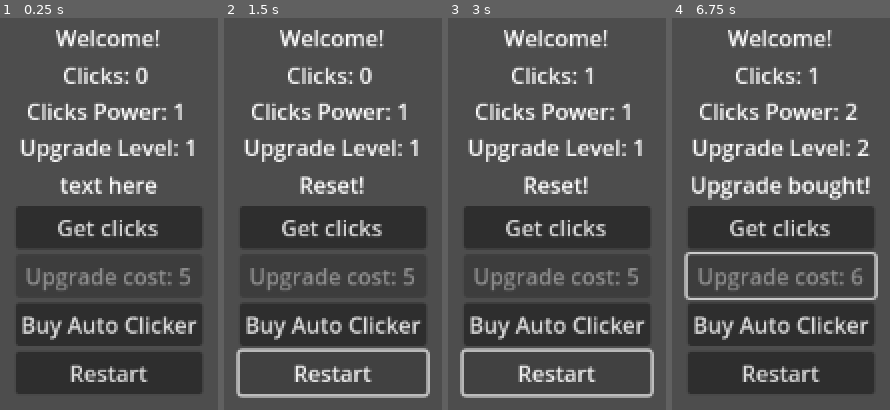
Above: before the commit, frames 1-4 (left to right).
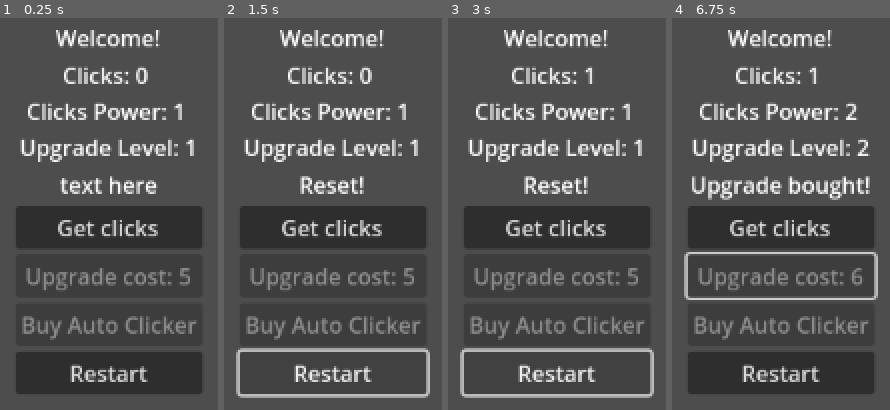
Above: after the commit, the same moments.

Repository: fehudma/godot_projects
Game: Godot game, scene res://Scenes/main.tscn
Two runs of this game, one before a commit and one after it. Both use one fixed random seed, a clock stepped at 60 frames per second and the inputs below.
Inputs (mouse positions are in pixels of both pictures, inside the frame that each line leads up to):
- Up to frame 1 (0.25 s): no input
- Up to frame 2 (1.5 s): click "Get clicks" at 0.5 s; click "Restart" at 1.25 s
- Up to frame 3 (3 s): click "Restart" at 2 s; click "Restart" at 2.75 s
- Up to frame 4 (6.75 s): click (781, 323) at 3.5 s, where only the run before the commit has a clickable "Buy Auto Clicker"; click "Get clicks" at 4.25 s; click "Buy Auto Clicker" at 5 s; click "Get clicks" at 5.75 s; click "Upgrade cost: 5" at 6.5 s

The runs differ from the first frame. In frame 1, 1.3% of the frame differs, in the area x 10-90%, y 76-83%; in frame 2, 1.3%; in frame 3, 1.3%; in frame 4, 1.3%.

Commit message:
autoclicker button disabled when low clicks

Diff:
--- a/Scripts/main.gd
+++ b/Scripts/main.gd
@@ -6,12 +6,14 @@
 const UPGRADE_LEVEL_START = 1
 const UPGRADE_COST_START = 5
 const STARTING_PASSIVE_CLICKS_PER_TICK = 0
+const STARTING_AUTOCLICKER_COST = 2
 #===================Vars
 var clicks: int = 0
 var clicks_earned: int = 1
 var upgrade_level: int = 1
 var upgrade_cost: int = 5
 var passive_clicks_per_tick: int = STARTING_PASSIVE_CLICKS_PER_TICK
+var autoclicker_cost: int = STARTING_AUTOCLICKER_COST
 #===================Node References
 @onready var label_title: Label = $VBoxContainer/LabelTitle
 @onready var label_status: Label = $VBoxContainer/LabelStatus
@@ -19,10 +21,20 @@
 @onready var button_click: Button = $VBoxContainer/ButtonClick
 @onready var button_upgrade: Button = $VBoxContainer/ButtonUpgrade
 @onready var button_restart: Button = $VBoxContainer/ButtonRestart
+@onready var button_auto_clicker: Button = $VBoxContainer/ButtonAutoClicker
+
 #===================Helpers
 func update_ui():
 	status_update()
 	upgrade_button_text()
+	autoclicker_refresh()
+
+func autoclicker_refresh():
+	if clicks >= autoclicker_cost:
+		button_auto_clicker.disabled = false
+	else:
+		button_auto_clicker.disabled = true
+
 #===================Functions
 func status_update():
 	#update label_status.text
